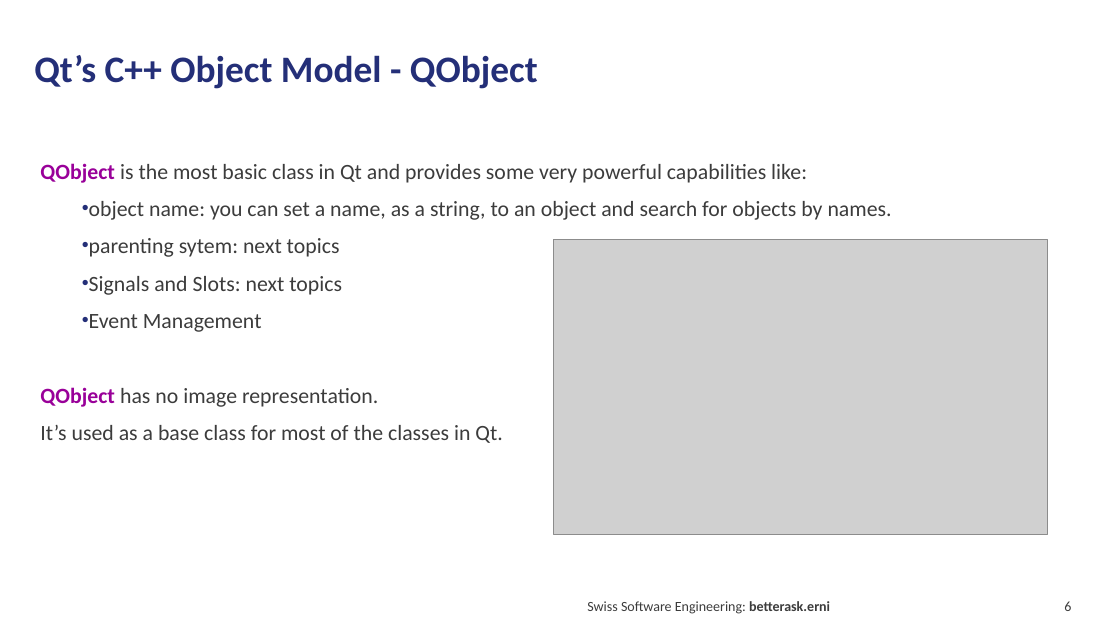
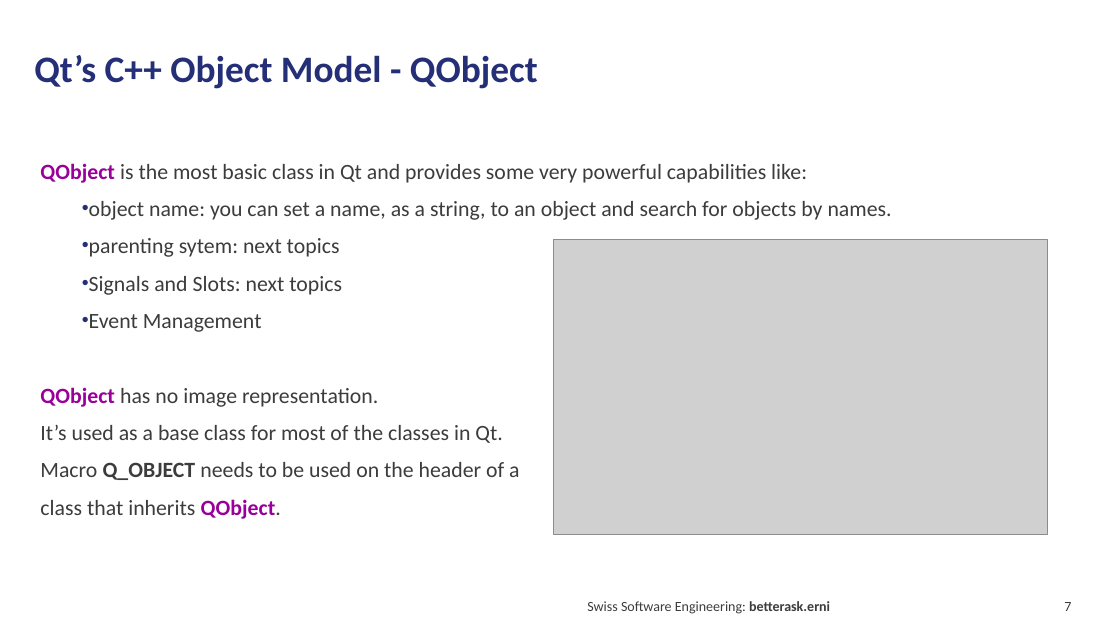
Before and after one commit to hebercosfer/qt_intro_demo, a slide deck: slide 7 of Qt Introduction.pptx (slide 6 before the commit). Drawn at 1120x630 pixels with LibreOffice and Linux fonts; fonts in the diff are those of the drawing; grey boxes stand for pictures. Boxes give left, top, right and bottom in pixels: in the first picture for what was removed or moved away, otherwise in the second. Text is boxed around its words. In the diff, an @@ line names an element or a change of style, - is before the commit and + after.

```diff
--- a/Qt Introduction.pptx
+++ b/Qt Introduction.pptx
@@ text at [40, 462, 519, 519]: paragraphs added @@
+      Macro Q_OBJECT needs to be used on the header of a
+      class that inherits QObject.
@@ page number at [1064, 602, 1071, 611]: text changed @@
-6
+7
```
Also in this commit, not shown: 4 other slides changed, 6 slides added, 4 slides removed, 7 other files.
